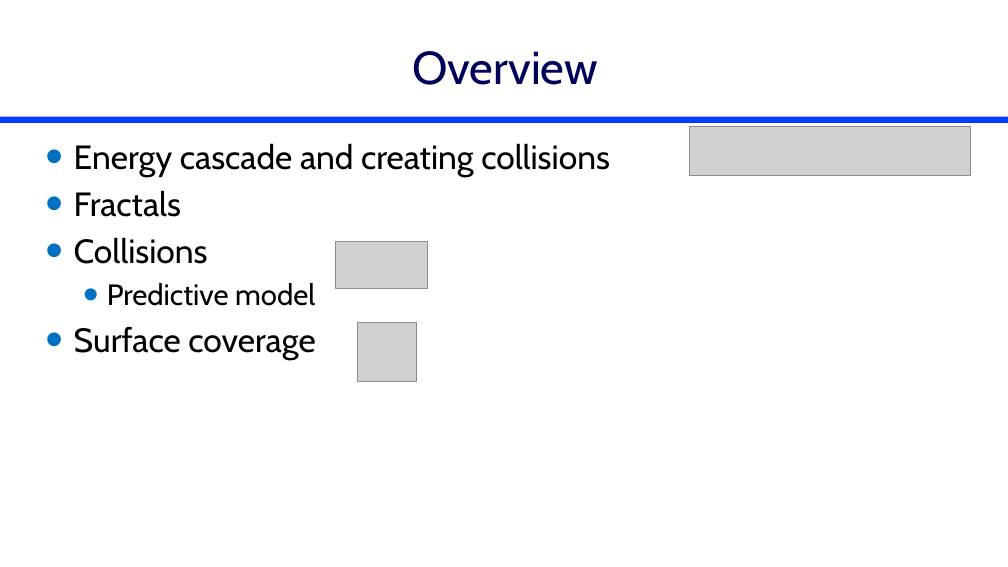
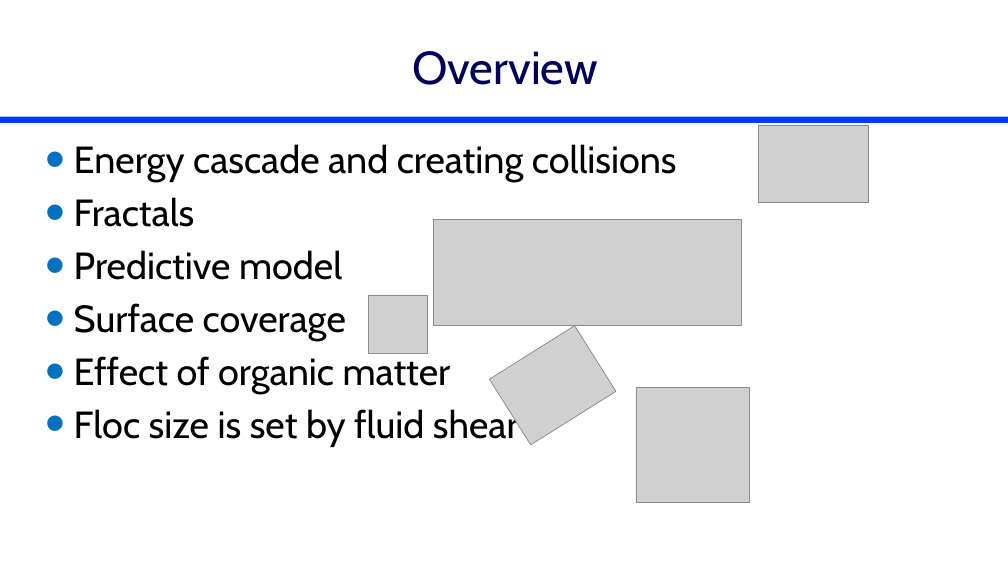
Before and after one commit to monroews/CEE4520Lectures, a slide deck: slide 3 of Flocculation Model.pptx. Drawn at 1008x567 pixels with LibreOffice and Linux fonts; fonts in the diff are those of the drawing; grey boxes stand for pictures; background and template pictures are left out. Boxes give left, top, right and bottom in pixels: in the first picture for what was removed or moved away, otherwise in the second. Text is boxed around its words. In the diff, an @@ line names an element or a change of style, - is before the commit and + after.

Commit message:
floc edits

```diff
--- a/Flocculation Model.pptx
+++ b/Flocculation Model.pptx
@@ text at (74,144,677,341): size 32 to 36 pt in "Energy cascade and creating collisions", "Fractals", "Surface coverage"; size 28 to 36 pt in "Predictive model"; list level 2 to 1 in "Predictive model" @@
@@ picture removed at (690,126,970,175) @@
@@ picture added at (759,126,869,203) @@
@@ text at (74,237,208,264): paragraph removed @@
-• Collisions
@@ picture added at (433,219,741,325) @@
@@ picture removed at (335,241,427,288) @@
@@ picture: place and size @@
-picture at (358,322,417,381)
+picture at (368,295,427,354)
@@ picture added at (490,326,616,445) @@
@@ text at (74,353,519,447): paragraphs added @@
+• Effect of organic matter
+• Floc size is set by fluid shear
@@ picture added at (636,388,750,502) @@
```
Also in this commit, not shown: 19 other slides changed, 11 slides added, 7 slides removed.
